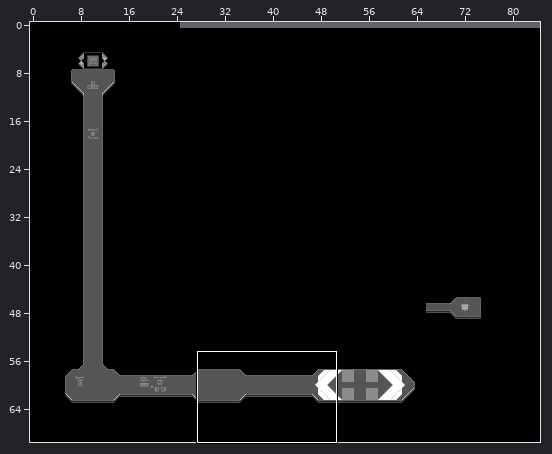
Two versions of a level (Tiled map, place_of_judgement.tmx). The picture above shows the old version from afar; the outline marks the close-up.
Close-up. Before the edit:
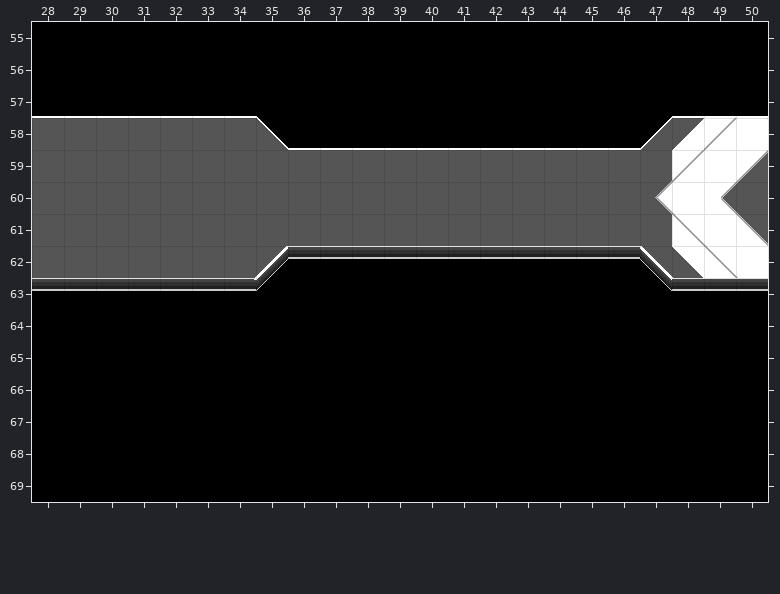
Cells are 32x32 px. Shown: x 28..50, y 55..69.
And afterwards:
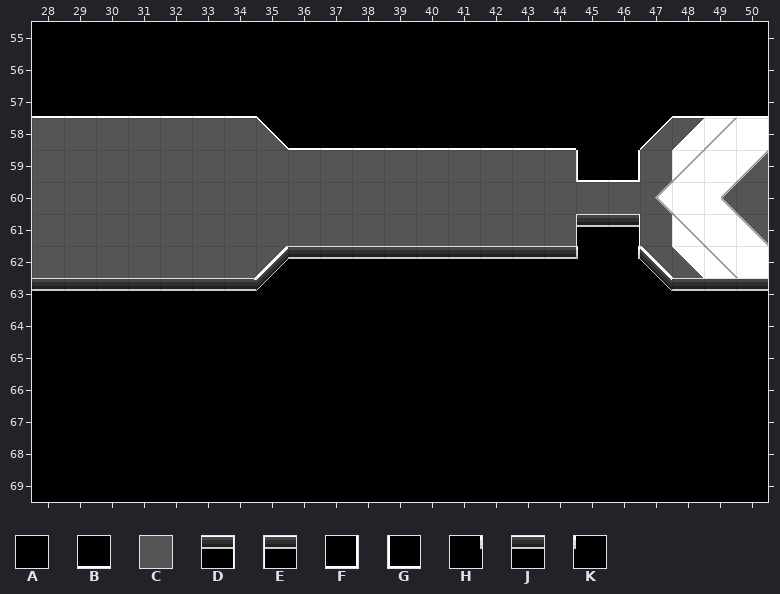
Key: from "place_of_decisions": A 69, B 153, C 173, D 302, E 306, F 1541, G 1545, H 1814; from "place_of_judgementtrue": J 4866, K 4975.
_ is an empty cell.
Tiles replaced or removed in this view: B, C, J.
The edit:
Changed rows in their new state; . is an unchanged cell.
Layer "Tile Layer 3":
first column x 45:
58 AA
59 GF
61 ED
62 KH
Changed places in both close-ups, as pixel boxes (x1, y1, x2, y2):
changed: (576, 148, 640, 182)
changed: (576, 214, 640, 259)
